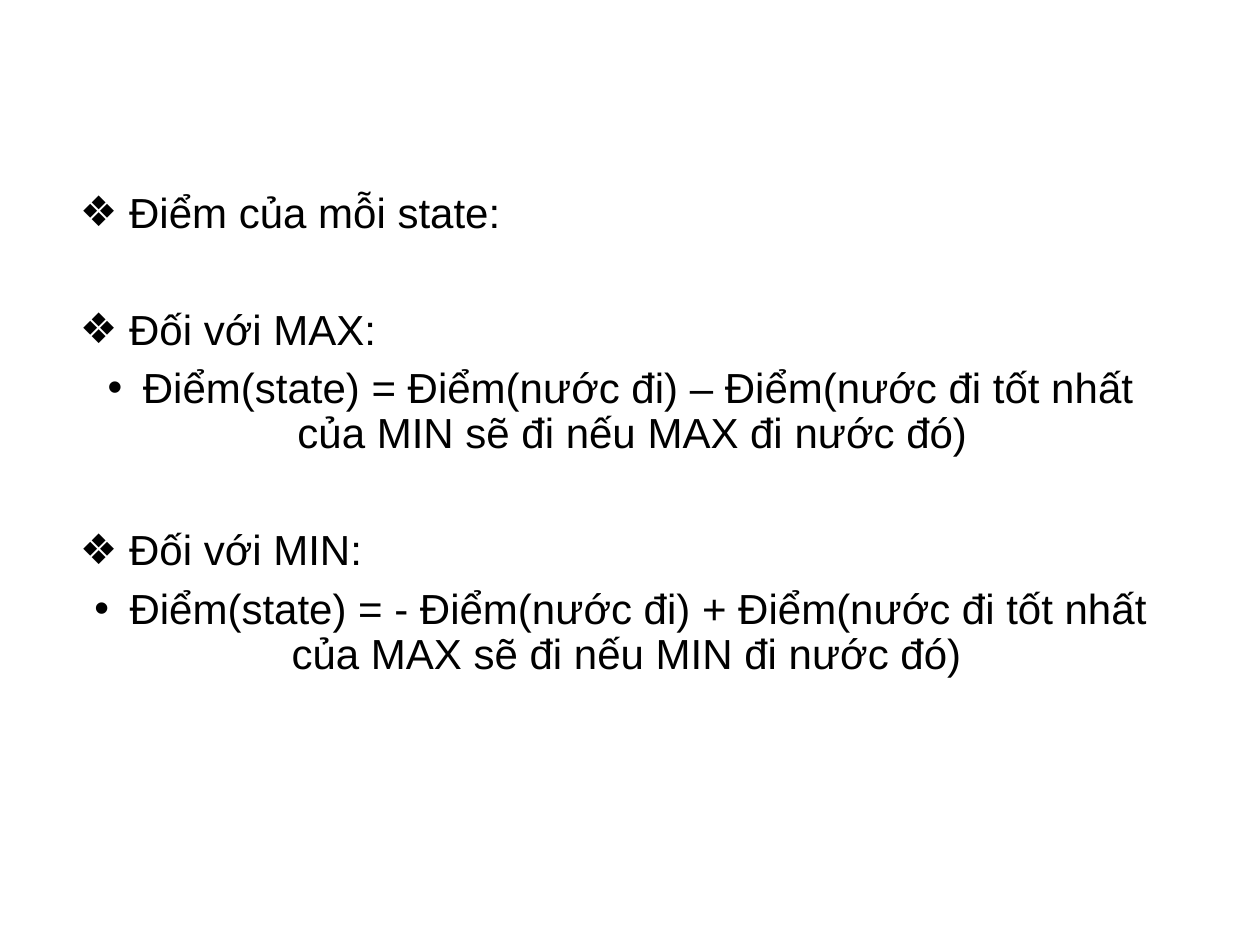
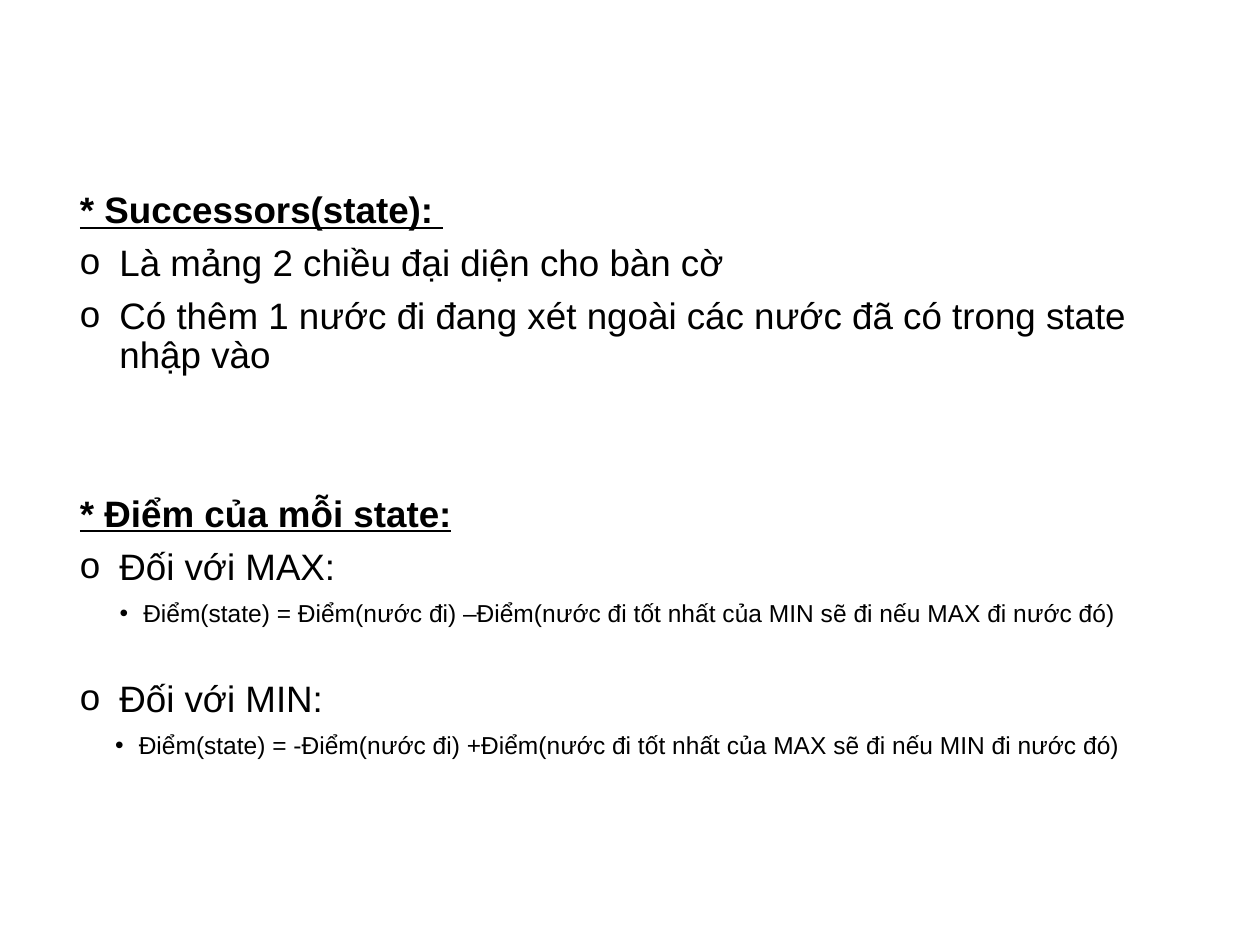
Before and after one commit to NguyenMo2610/AI20191, a slide deck: slide 14 of SLIDE.pptx (slide 16 before the commit). Drawn at 1260x945 pixels with LibreOffice and Linux fonts; fonts in the diff are those of the drawing; background and template pictures are left out. Boxes give left, top, right and bottom in pixels: in the first picture for what was removed or moved away, otherwise in the second. Text is boxed around its words. In the diff, an @@ line names an element or a change of style, - is before the commit and + after.

```diff
--- a/SLIDE.pptx
+++ b/SLIDE.pptx
@@ text at (104,196,1126,532): text changed; size 24 to 21 pt @@
-❖ Điểm của mỗi state:
+* Successors(state):
+o Là mảng 2 chiều đại diện cho bàn cờ
+o Có thêm 1 nước đi đang xét ngoài các nước đã có trong state nhập vào
+* Điểm của mỗi state:
@@ text at (119,551,335,713): size 24 to 21 pt in "Đối với MAX:", "Đối với MIN:"; bullet ❖ to o @@
@@ text at (143,602,1115,627): text changed; size 24 to 14 pt @@
-• Điểm(state) = Điểm(nước đi) – Điểm(nước đi tốt nhất của MIN sẽ đi nếu MAX đi nước đó)
+• Điểm(state) = Điểm(nước đi) –Điểm(nước đi tốt nhất của MIN sẽ đi nếu MAX đi nước đó)
@@ text at (139,734,1119,759): text changed; size 24 to 14 pt @@
-• Điểm(state) = - Điểm(nước đi) + Điểm(nước đi tốt nhất của MAX sẽ đi nếu MIN đi nước đó)
+• Điểm(state) = -Điểm(nước đi) +Điểm(nước đi tốt nhất của MAX sẽ đi nếu MIN đi nước đó)
```
Also in this commit, not shown: 8 other slides changed, 1 slide added, 2 slides removed, 3 other files.
